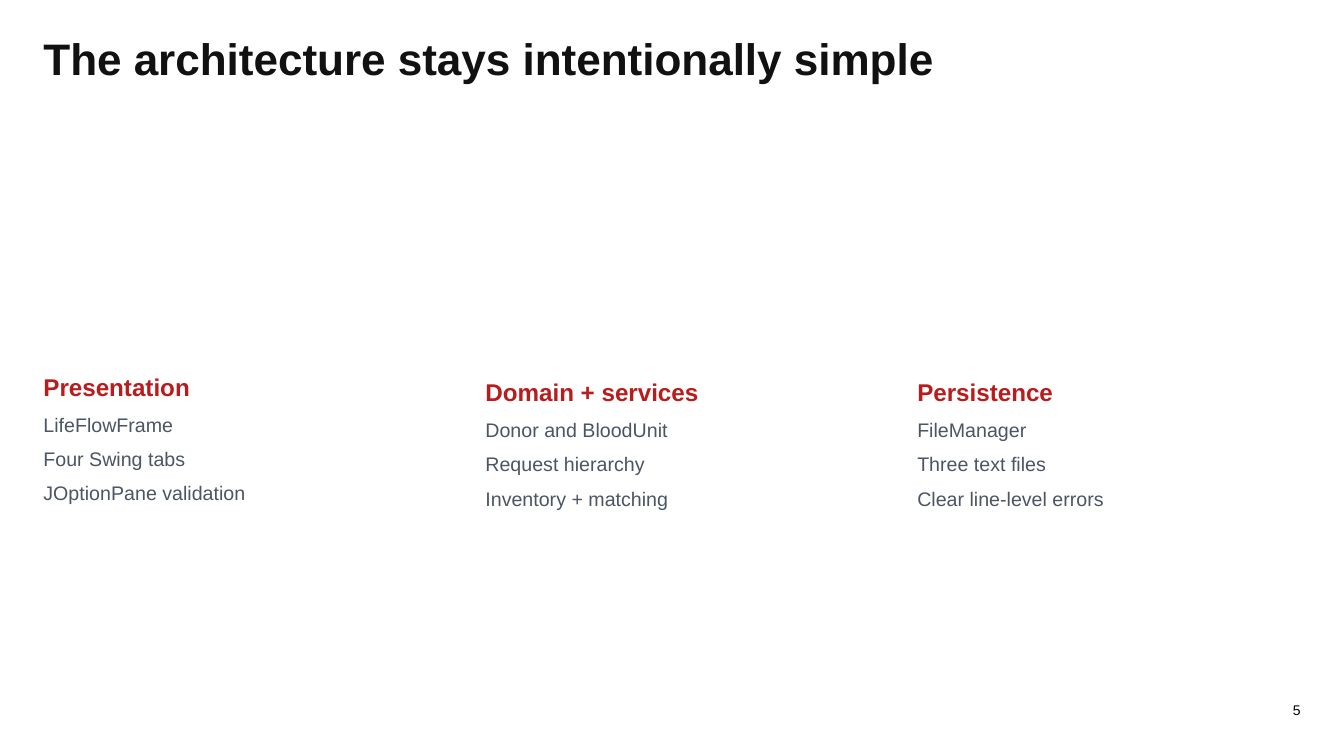
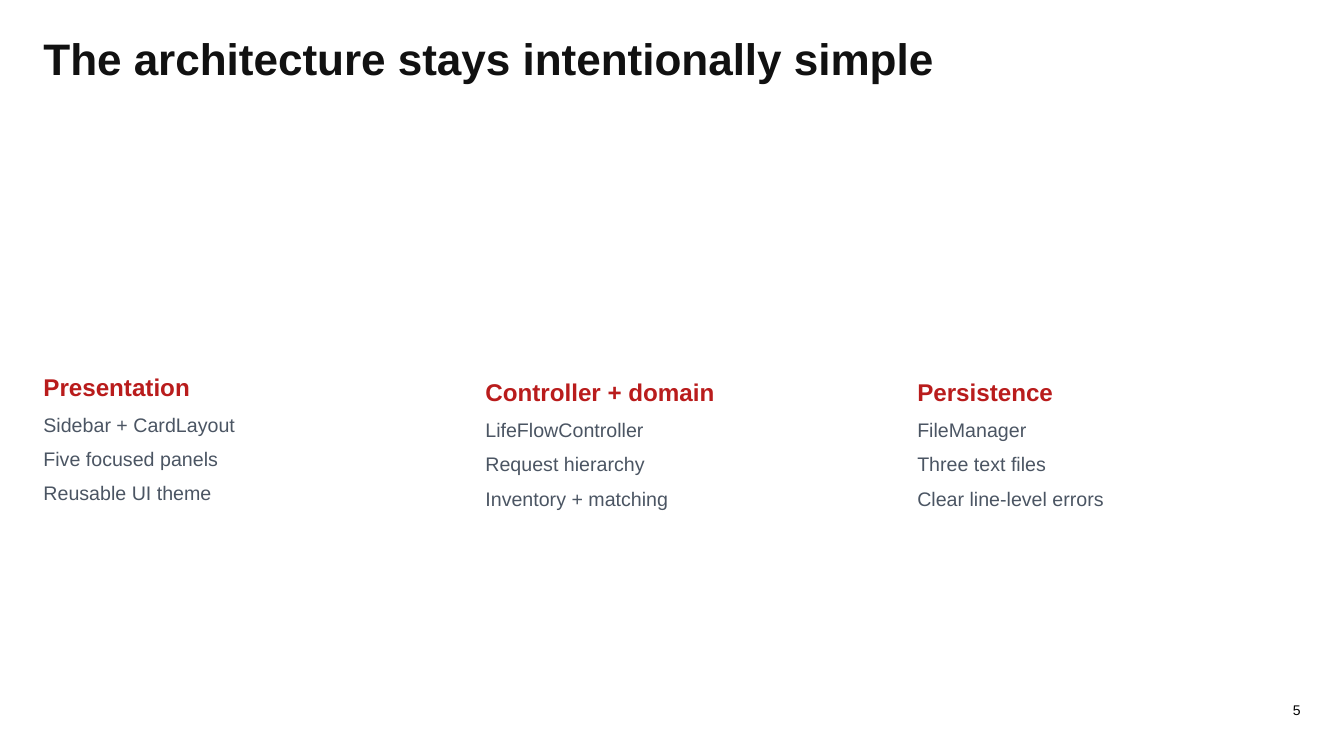
Before and after one commit to moha-r/LifeFlow, a slide deck: slide 5 of output/presentation/LifeFlow_Presentation.pptx. Drawn at 1344x756 pixels with LibreOffice and Linux fonts; fonts in the diff are those of the drawing. Boxes give left, top, right and bottom in pixels: in the first picture for what was removed or moved away, otherwise in the second. Text is boxed around its words. In the diff, an @@ line names an element or a change of style, - is before the commit and + after.

Commit message:
feat: modernize LifeFlow desktop experience

```diff
--- a/output/presentation/LifeFlow_Presentation.pptx
+++ b/output/presentation/LifeFlow_Presentation.pptx
@@ text at (485,383,714,510): text changed @@
-Domain + services
-Donor and BloodUnit
-Request hierarchy
-Inventory + matching
+Controller + domain
+LifeFlowController
+Request hierarchy
+Inventory + matching
@@ text at (43,418,234,500): text changed @@
-LifeFlowFrame
-Four Swing tabs
-JOptionPane validation
+Sidebar + CardLayout
+Five focused panels
+Reusable UI theme
```
Also in this commit, not shown: 4 other slides changed, 23 other files.
